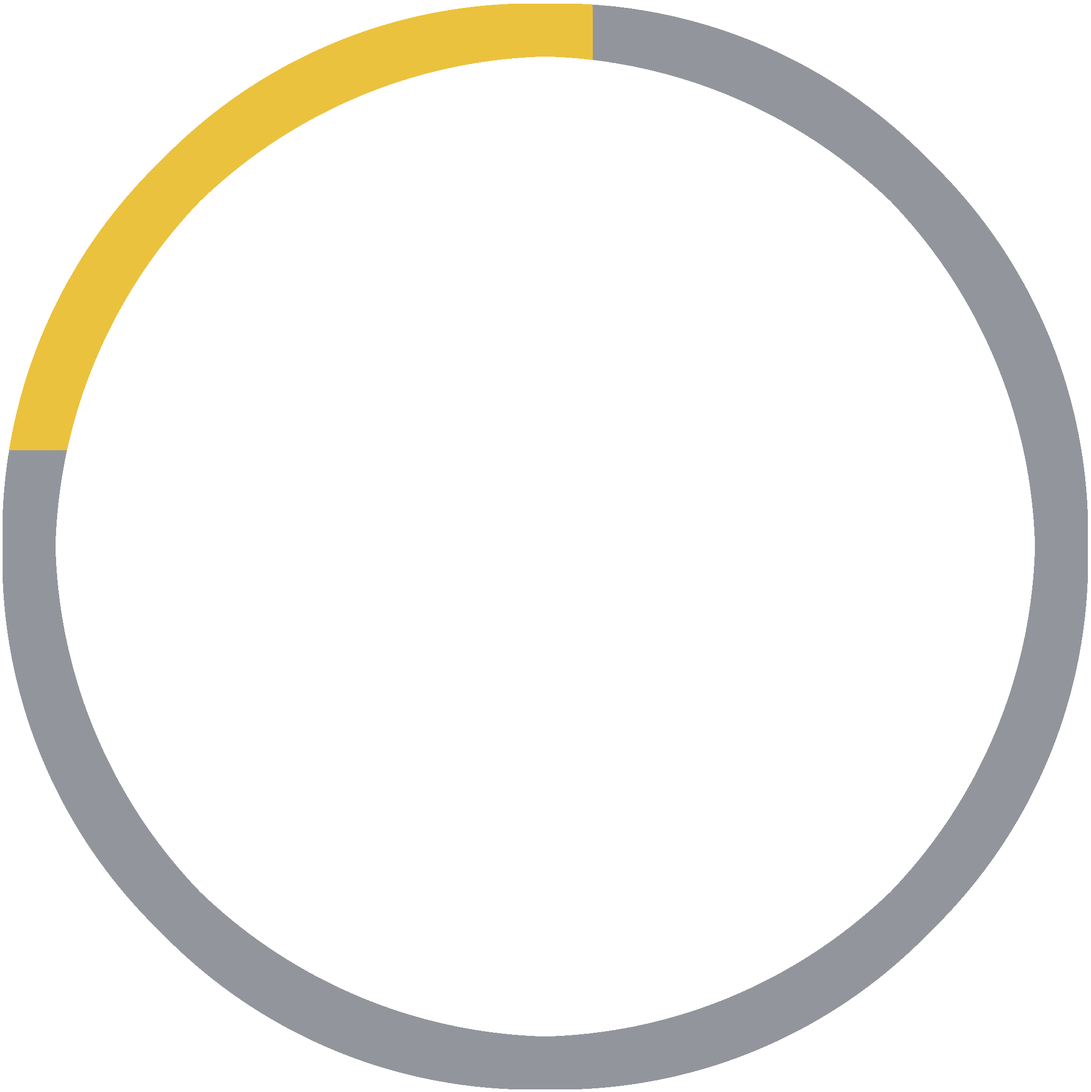
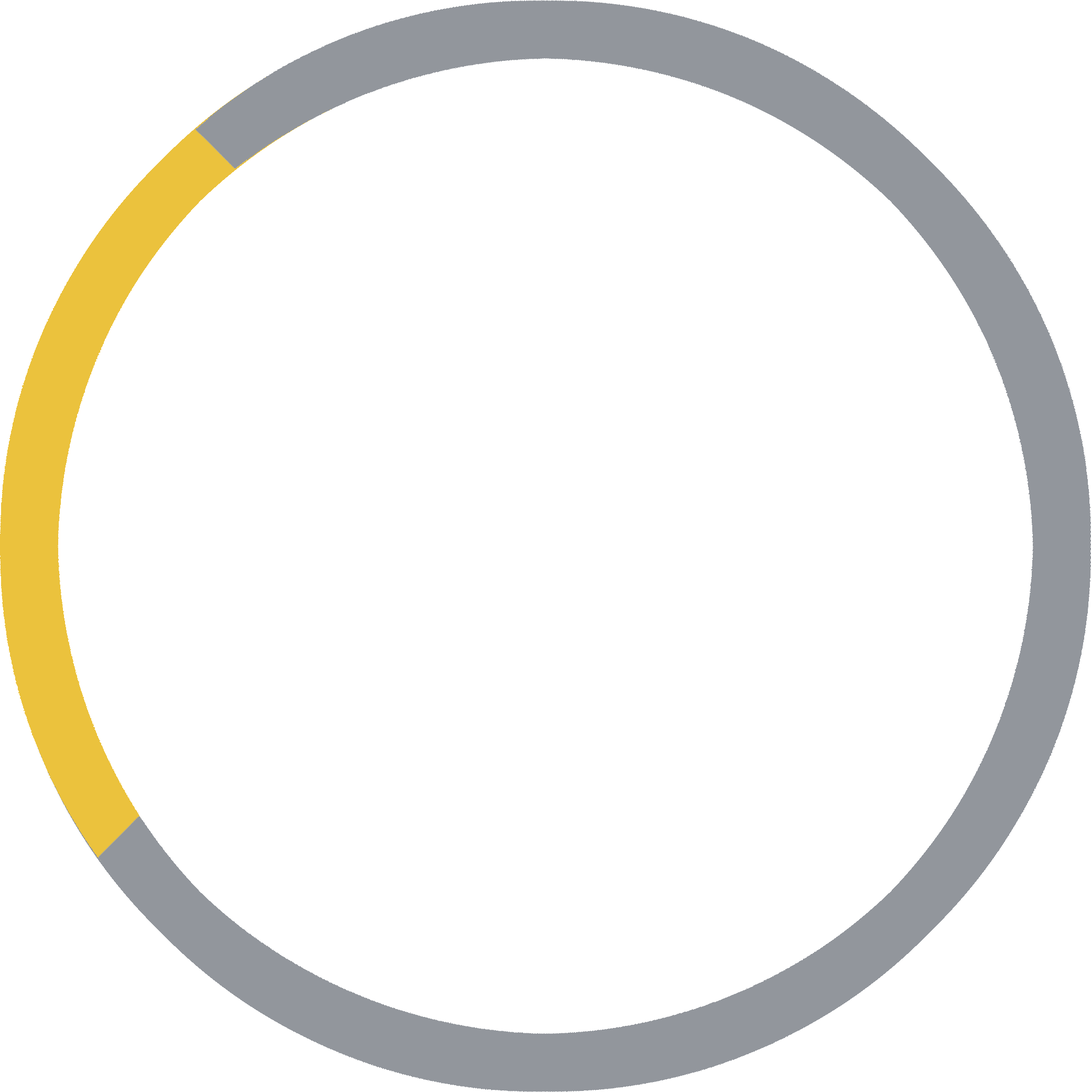
The second 1091 × 1092 image is a revision of the first. Changes to its layers:
showed "8" over (0, 0, 1091, 1092)
